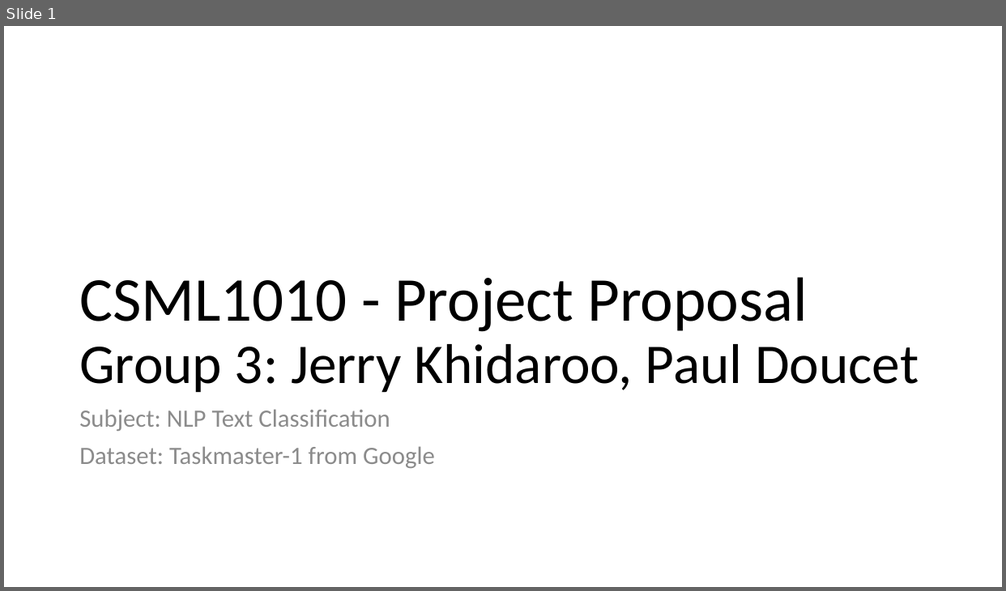
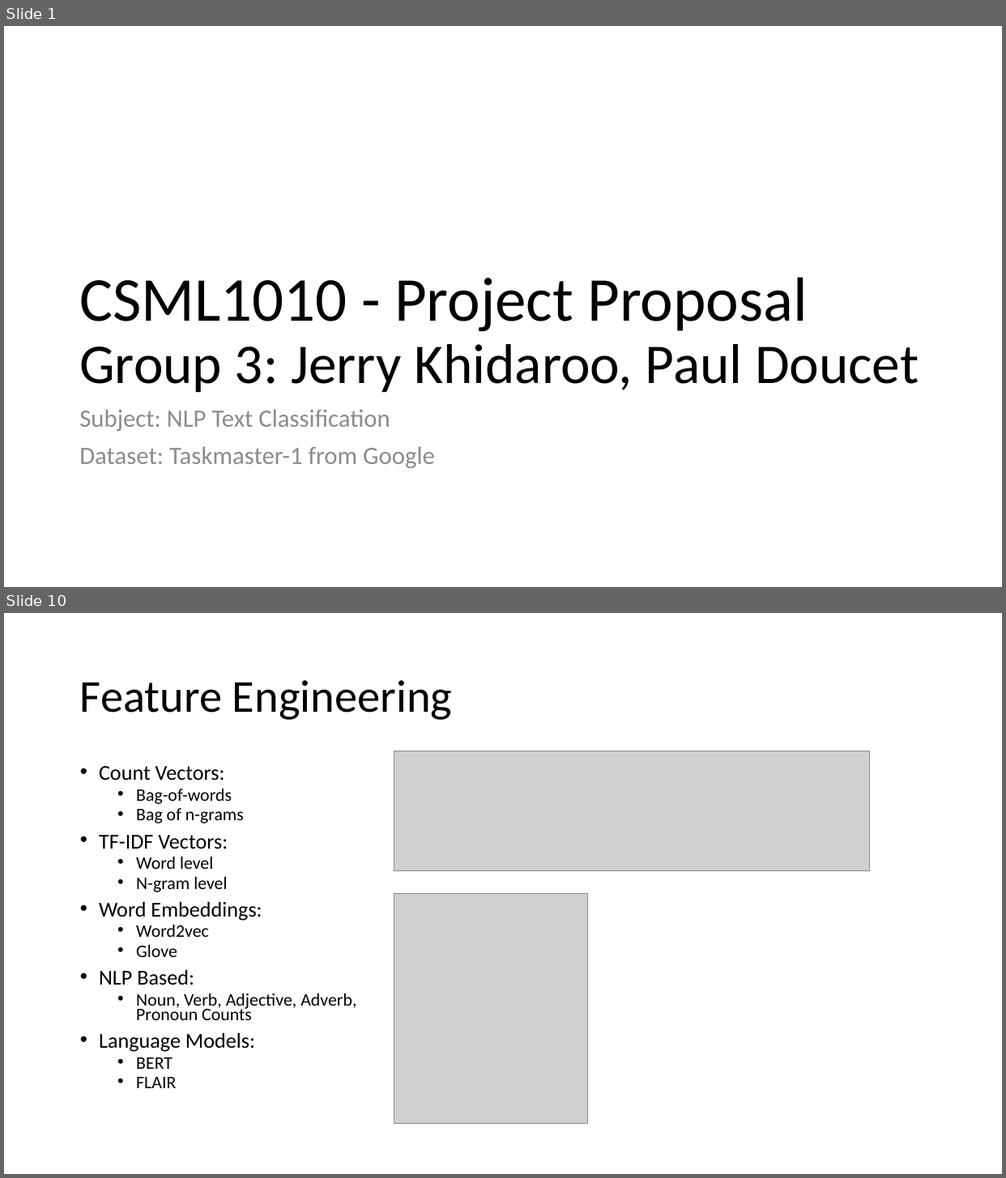
Before and after one commit to CSML1010-3-2020/NLPCourseProject, a slide deck: CSML1010_Group3_Project_Proposal.pptx. Shown one above the other, each under a label of ours: slide 1 before the commit, slides 1 and 10 after it; the slides between them are not shown. The pictures are 1006x591 and 1006x1178 pixels, drawn with LibreOffice and Linux fonts; fonts in the diff are those of the drawing; grey boxes stand for pictures. Boxes give left, top, right and bottom in pixels: in the first picture for what was removed or moved away, otherwise in the second. Text is boxed around its words. In the diff, an @@ line names an element or a change of style, - is before the commit and + after.

Commit message:
Initial Feature Engineering file added.

```diff
--- a/CSML1010_Group3_Project_Proposal.pptx
+++ b/CSML1010_Group3_Project_Proposal.pptx
@@ slide 10 added at [4,613,1002,1174], background #FFFFFF @@
@@ title added at [80,680,452,720], 44 pt, text #000000 @@
+Feature Engineering
@@ picture added at [394,752,870,871] @@
@@ text added at [99,766,356,1088], 17 pt, text #000000 @@
+• Count Vectors:
+  • Bag-of-words
+  • Bag of n-grams
+• TF-IDF Vectors:
+  • Word level
+  • N-gram level
+• Word Embeddings:
+  • Word2vec
+  • Glove
+• NLP Based:
+  • Noun, Verb, Adjective, Adverb, Pronoun Counts
+• Language Models:
+  • BERT
+  • FLAIR
@@ picture added at [394,894,588,1123] @@
```
Also in this commit, not shown: 5 slides changed, 7 other slides added, 1 slide removed, 2 other files.
